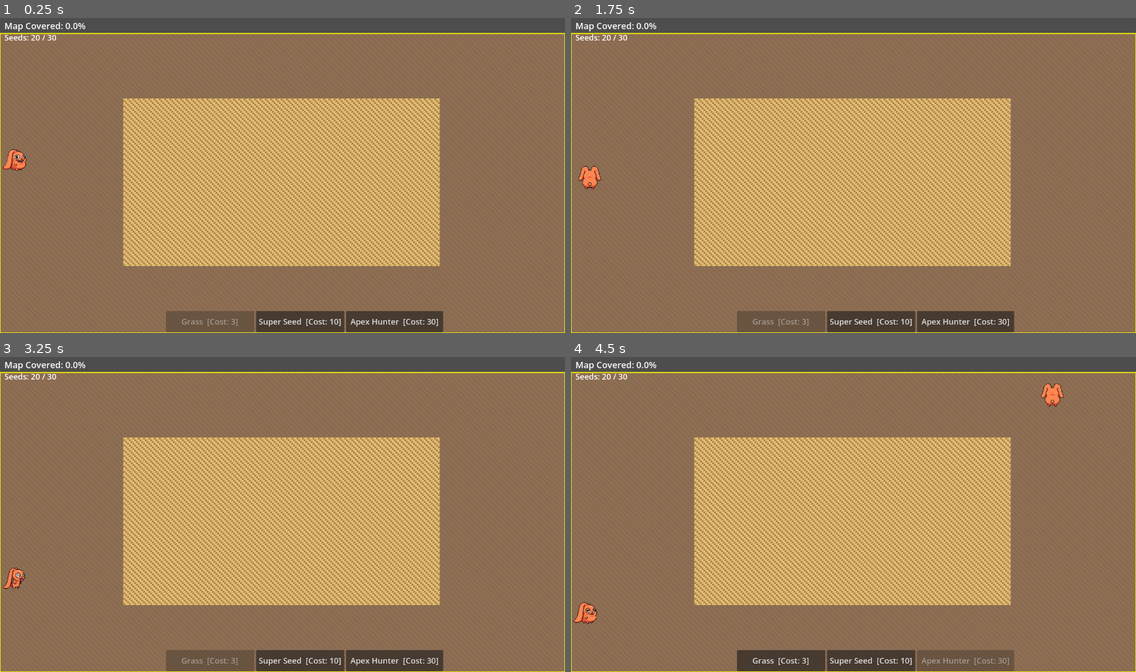
Above: before the commit, frames 1-4 (two rows, left to right).
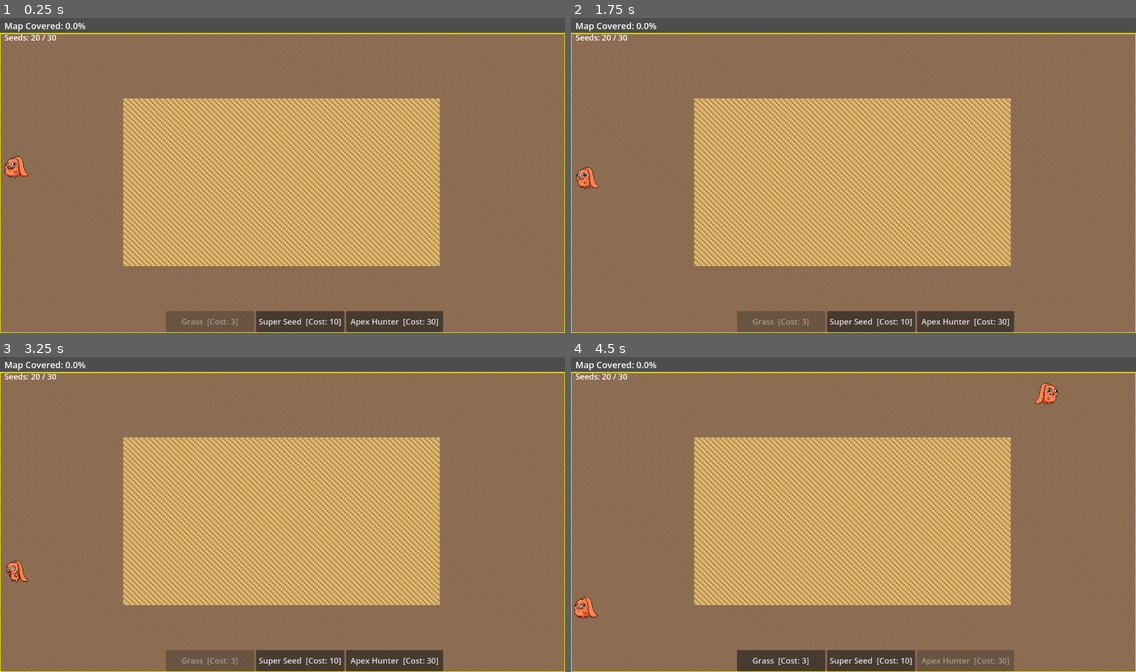
Above: after the commit, the same moments.

Repository: mamo1016/ecosystem-game
Game: Godot game, scene res://world.tscn
Same seed, same stepped clock (60 frames per second), same inputs: the game is played once before the commit and once after it.
Inputs:
- Up to frame 1 (0.25 s): no input
- Up to frame 2 (1.75 s): click "Super Seed [Cost: 10]" at 0.5 s; click "Grass [Cost: 3]" at 1.25 s
- Up to frame 3 (3.25 s): click "Apex Hunter [Cost: 30]" at 2 s; click "Grass [Cost: 3]" at 2.75 s
- Up to frame 4 (4.5 s): click "Super Seed [Cost: 10]" at 3.5 s; click "Apex Hunter [Cost: 30]" at 4.25 s

The runs differ from the first frame. In frame 1, 0.3% of the frame differs, in the area x 0-5%, y 41-51%; in frame 2, 0.2%; in frame 3, 0.2%; in frame 4, 0.5%, in the area x 0-88%, y 8-85%.

Commit message:
Add 20% random turn chance per move step to prevent straight-line wandering
Co-Authored-By: Claude Sonnet 4.6 <noreply@anthropic.com>

Diff:
--- a/world.gd
+++ b/world.gd
@@ -522,6 +522,10 @@
 					else:
 						_try_spawn_offspring(p.pos, alive, p.size)
 
+			# Random turn so animals don't walk straight for hundreds of tiles
+			if randf() < 0.20:
+				p.facing = DIRS.pick_random()
+
 			var moved = false
 			var front_rect = Rect2i(p.pos.x, p.pos.y, p.size, p.size)
 			if p.facing == Vector2i(1, 0): front_rect = Rect2i(p.pos.x + p.size, p.pos.y, VISION_RANGE, p.size)
@@ -582,6 +586,10 @@
 						best_dist = dist
 						best_p = p
 
+			# Random turn when no prey locked — prevents straight-line wandering
+			if best_p == null and randf() < 0.20:
+				a.facing = DIRS.pick_random()
+
 			var moved = false
 			if best_p != null:
 				var diff = best_p.pos - a.pos
